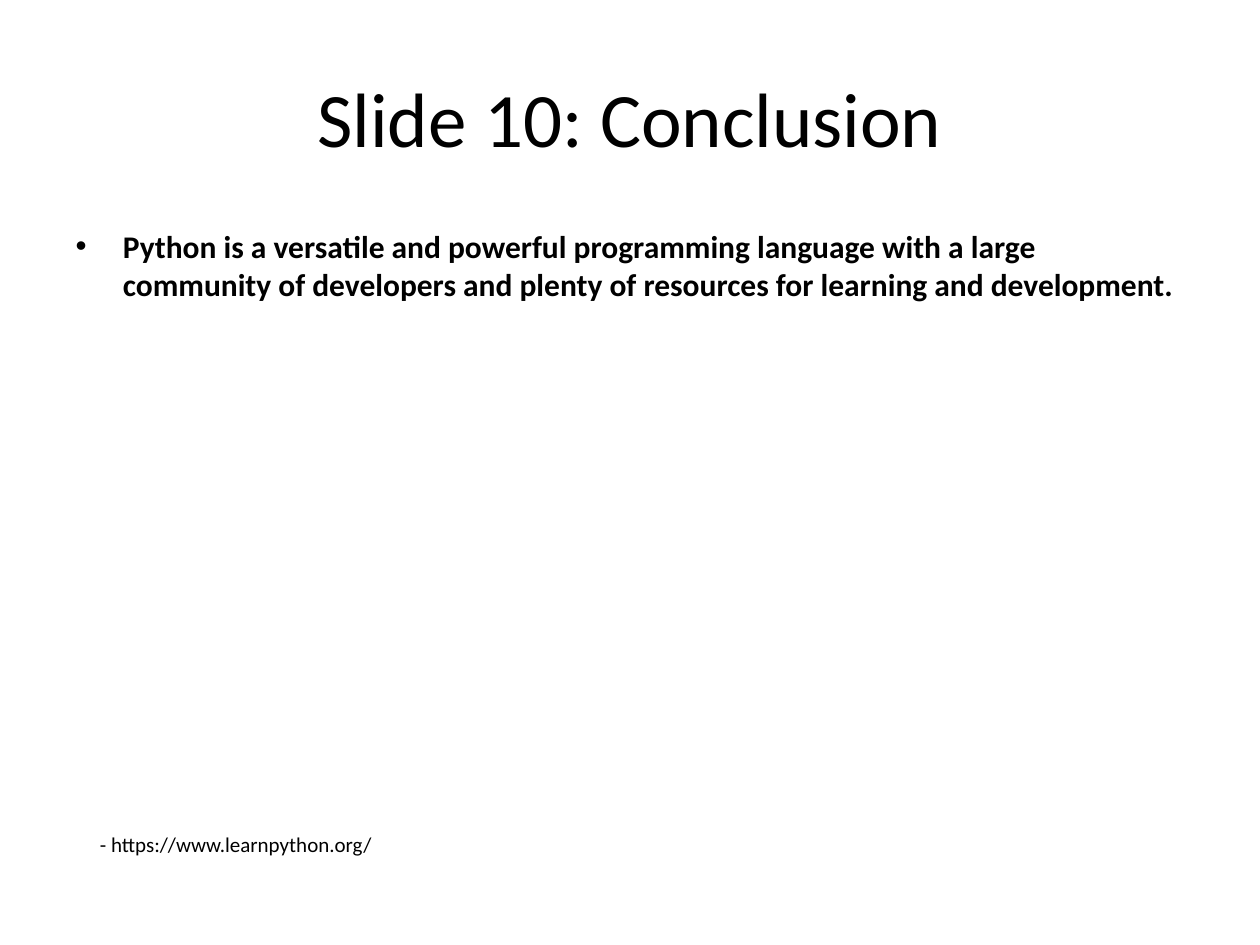
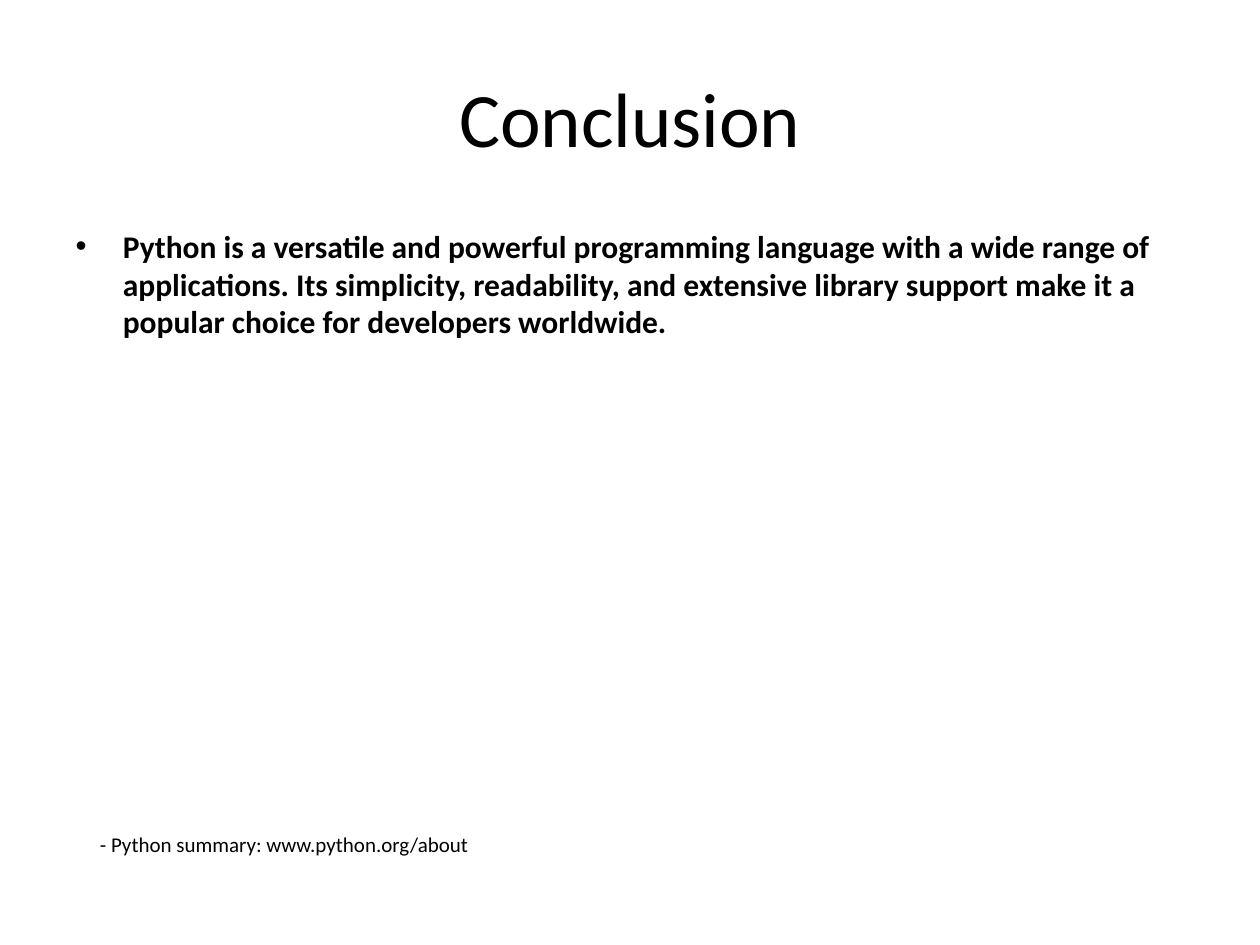
Before and after one commit to infrasvc-magang/test, a slide deck: slide 11 of backend/project/PPTX/Python_presentation.pptx. Drawn at 1260x945 pixels with LibreOffice and Linux fonts; fonts in the diff are those of the drawing. Boxes give left, top, right and bottom in pixels: in the first picture for what was removed or moved away, otherwise in the second. Text is boxed around its words. In the diff, an @@ line names an element or a change of style, - is before the commit and + after.

```diff
--- a/backend/project/PPTX/Python_presentation.pptx
+++ b/backend/project/PPTX/Python_presentation.pptx
@@ title at <box>459,93,800,148</box>: text changed @@
-Slide 10: Conclusion
+Conclusion
@@ text at <box>123,236,1149,338</box>: text changed @@
-• Python is a versatile and powerful programming language with a large community of developers and plenty of resources for learning and development.
+• Python is a versatile and powerful programming language with a wide range of applications. Its simplicity, readability, and extensive library support make it a popular choice for developers worldwide.
@@ text at <box>111,837,467,856</box>: text changed @@
-- https://www.learnpython.org/
+- Python summary: www.python.org/about
```
Also in this commit, not shown: 6 other slides changed, 3 slides added, 3 slides removed, 5 other files.
